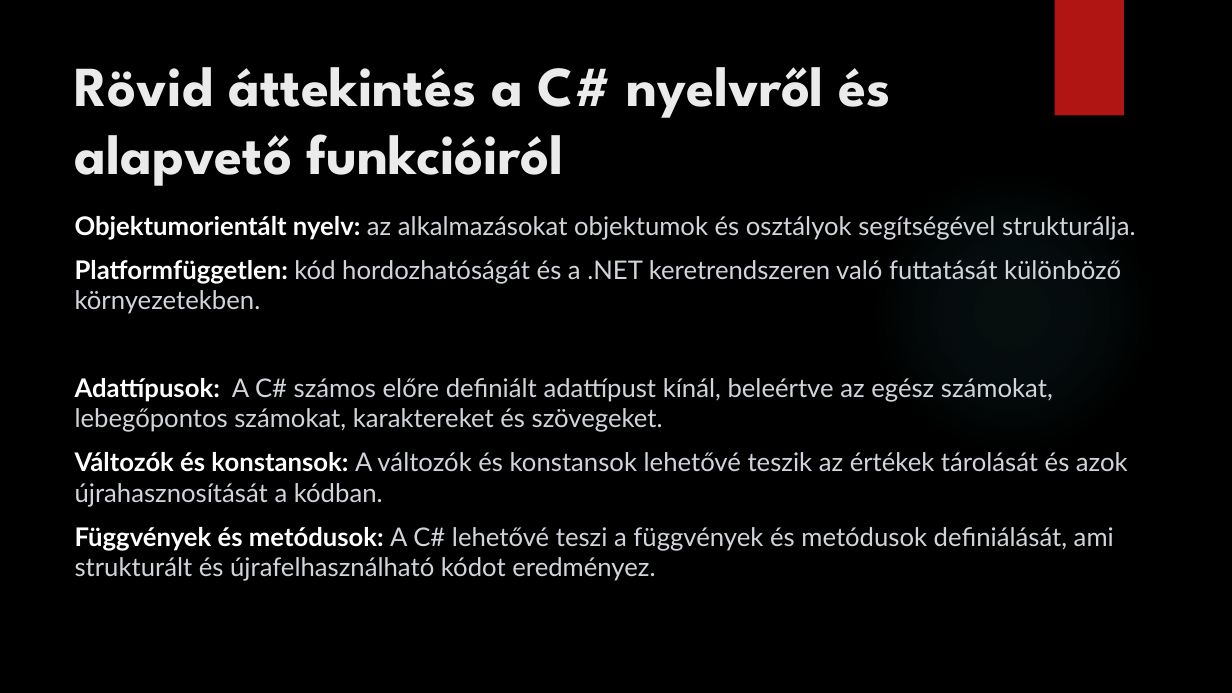
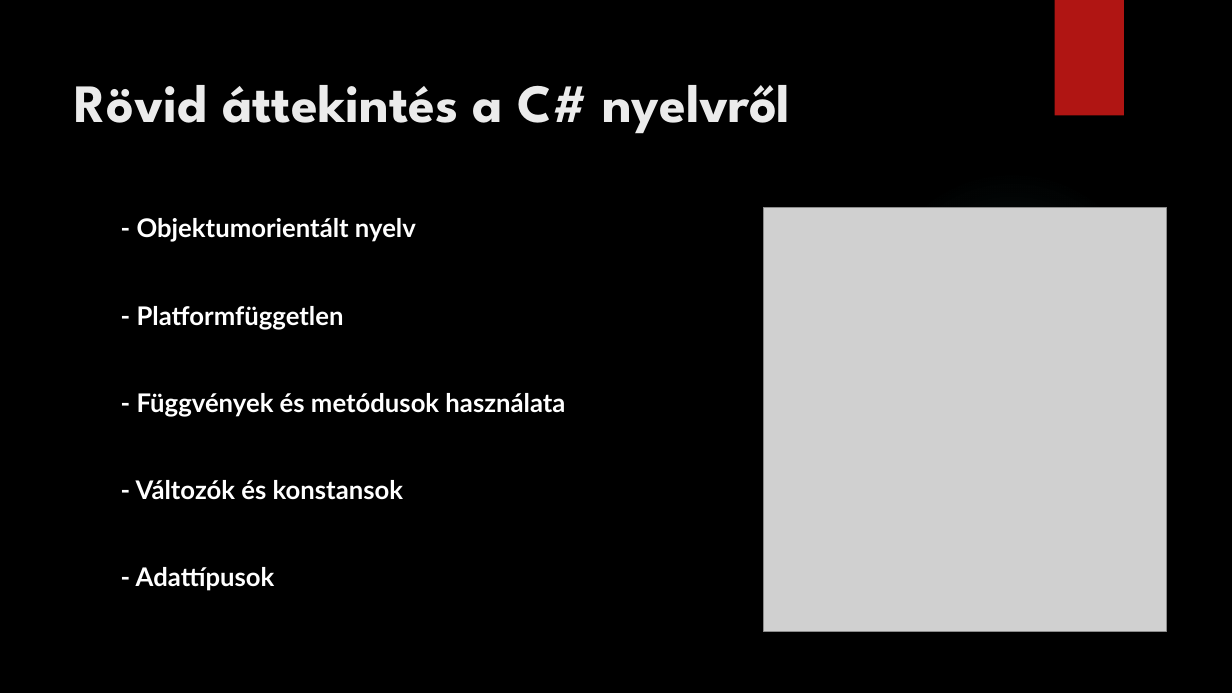
Before and after one commit to kizsi2019/KA_11D, a slide deck: slide 3 of Dunai Krisztián János/Algoritmus.pptx. Drawn at 1232x693 pixels with LibreOffice and Linux fonts; fonts in the diff are those of the drawing; grey boxes stand for pictures; background and template pictures are left out. Boxes give left, top, right and bottom in pixels: in the first picture for what was removed or moved away, otherwise in the second. Text is boxed around its words. In the diff, an @@ line names an element or a change of style, - is before the commit and + after.

```diff
--- a/Dunai Krisztián János/Algoritmus.pptx
+++ b/Dunai Krisztián János/Algoritmus.pptx
@@ title at (75, 85, 790, 134): text changed; size 44 to 42 pt @@
-Rövid áttekintés a C# nyelvről és alapvető funkcióiról
+Rövid áttekintés a C# nyelvről
@@ picture added at (763, 207, 1167, 631) @@
@@ text at (136, 218, 565, 591): text changed; text colour #D1D5DB to #FFFFFF; bold on @@
-Objektumorientált nyelv: az alkalmazásokat objektumok és osztályok segítségével strukturálja.
-Platformfüggetlen: kód hordozhatóságát és a .NET keretrendszeren való futtatását különböző környezetekben.
-Adattípusok: A C# számos előre definiált adattípust kínál, beleértve az egész számokat, lebegőpontos számokat, karaktereket és szövegeket.
-Változók és konstansok: A változók és konstansok lehetővé teszik az értékek tárolását és azok újrahasznosítását a kódban.
-Függvények és metódusok: A C# lehetővé teszi a függvények és metódusok definiálását, ami strukturált és újrafelhasználható kódot eredményez.
+- Objektumorientált nyelv
+- Platformfüggetlen
+- Függvények és metódusok használata
+- Változók és konstansok
+- Adattípusok
```
Also in this commit, not shown: 7 other slides changed.
